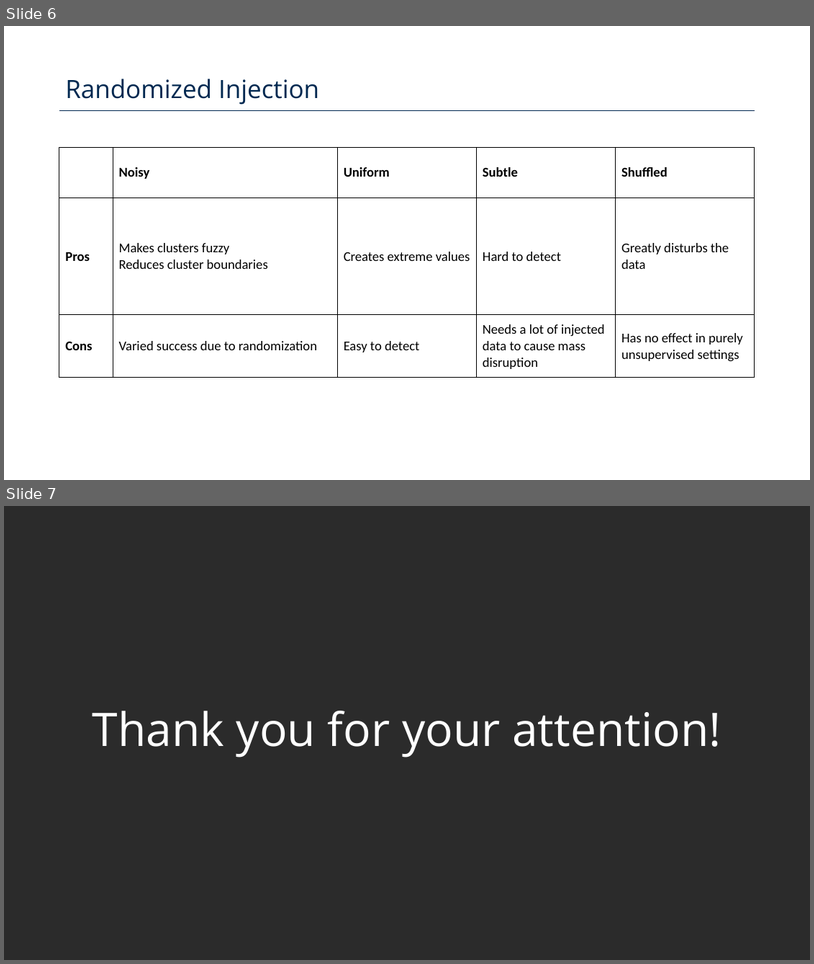
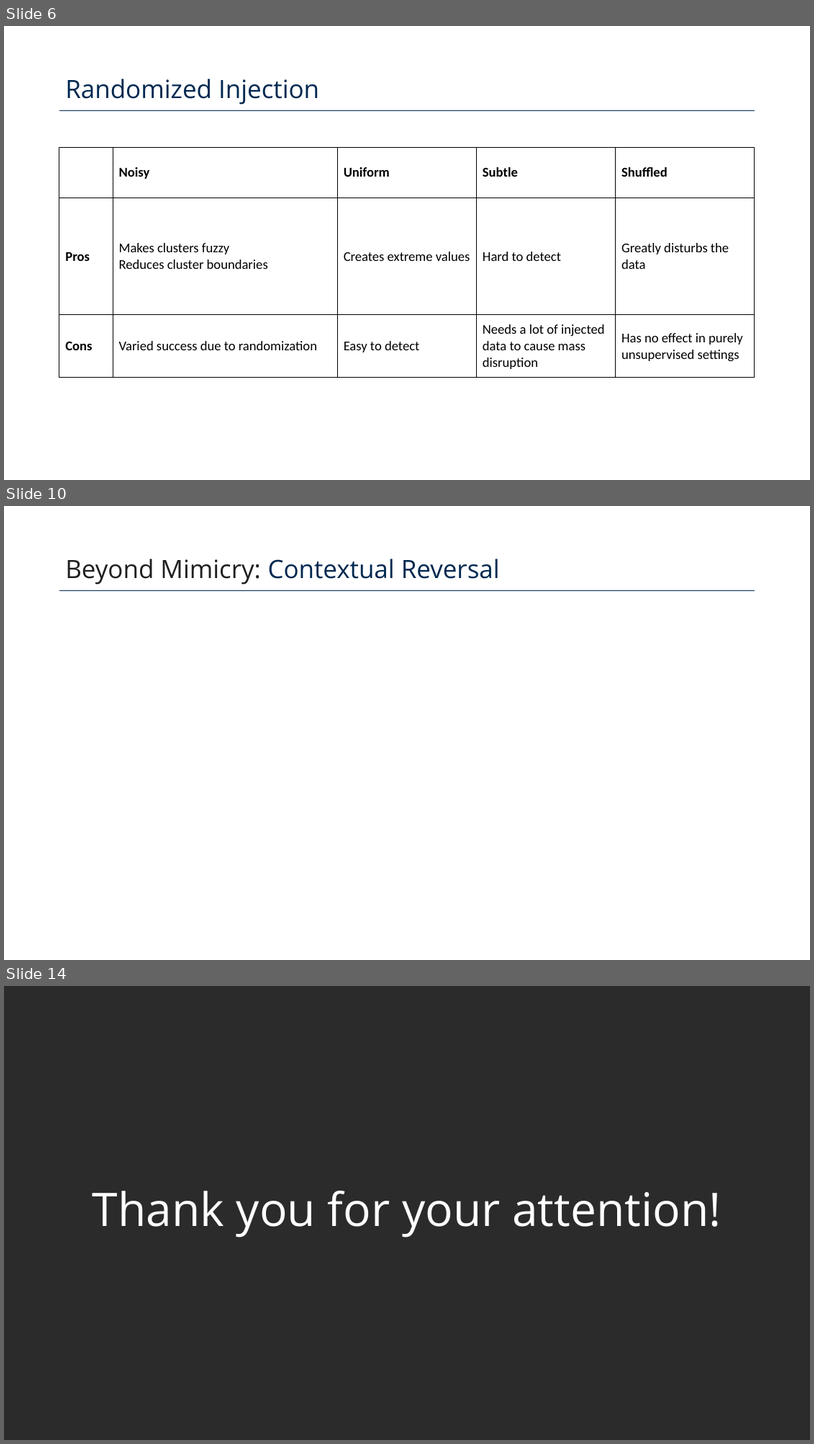
Before and after one commit to Poison-Cluster/poison-cluster, a slide deck: poison_cluster_defense.pptx. Shown one above the other, each under a label of ours: slides 6 and 7 before the commit, slides 6, 10 and 14 after it; the slides between them are not shown. The pictures are 814x964 and 814x1444 pixels, drawn with LibreOffice and Linux fonts; fonts in the diff are those of the drawing; background and template pictures are left out; a plain dark background stands for a picture behind light text. Boxes give left, top, right and bottom in pixels: in the first picture for what was removed or moved away, otherwise in the second. Text is boxed around its words. In the diff, an @@ line names an element or a change of style, - is before the commit and + after.

```diff
--- a/poison_cluster_defense.pptx
+++ b/poison_cluster_defense.pptx
@@ slide 10 added at (4,506,810,960), background #FFFFFF; not listed: 1 template element that a slide beside it also shows @@
@@ text added at (65,559,500,584), 30 pt, text #012850 @@
+Beyond Mimicry: Contextual Reversal
@@ what was slide 7 is now slide 14 @@
```
Also in this commit, not shown: 2 slides changed, 6 other slides added.
